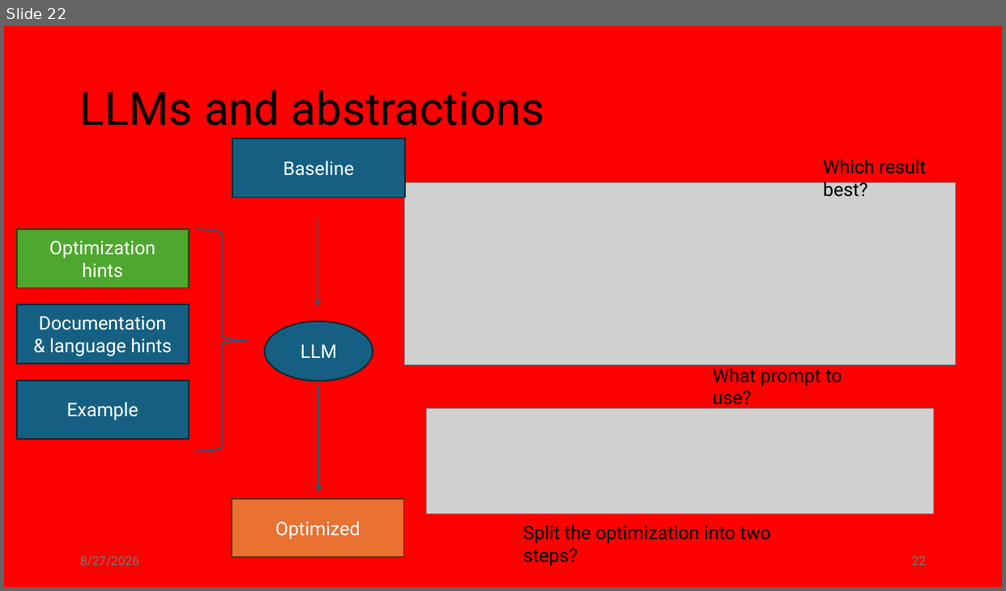
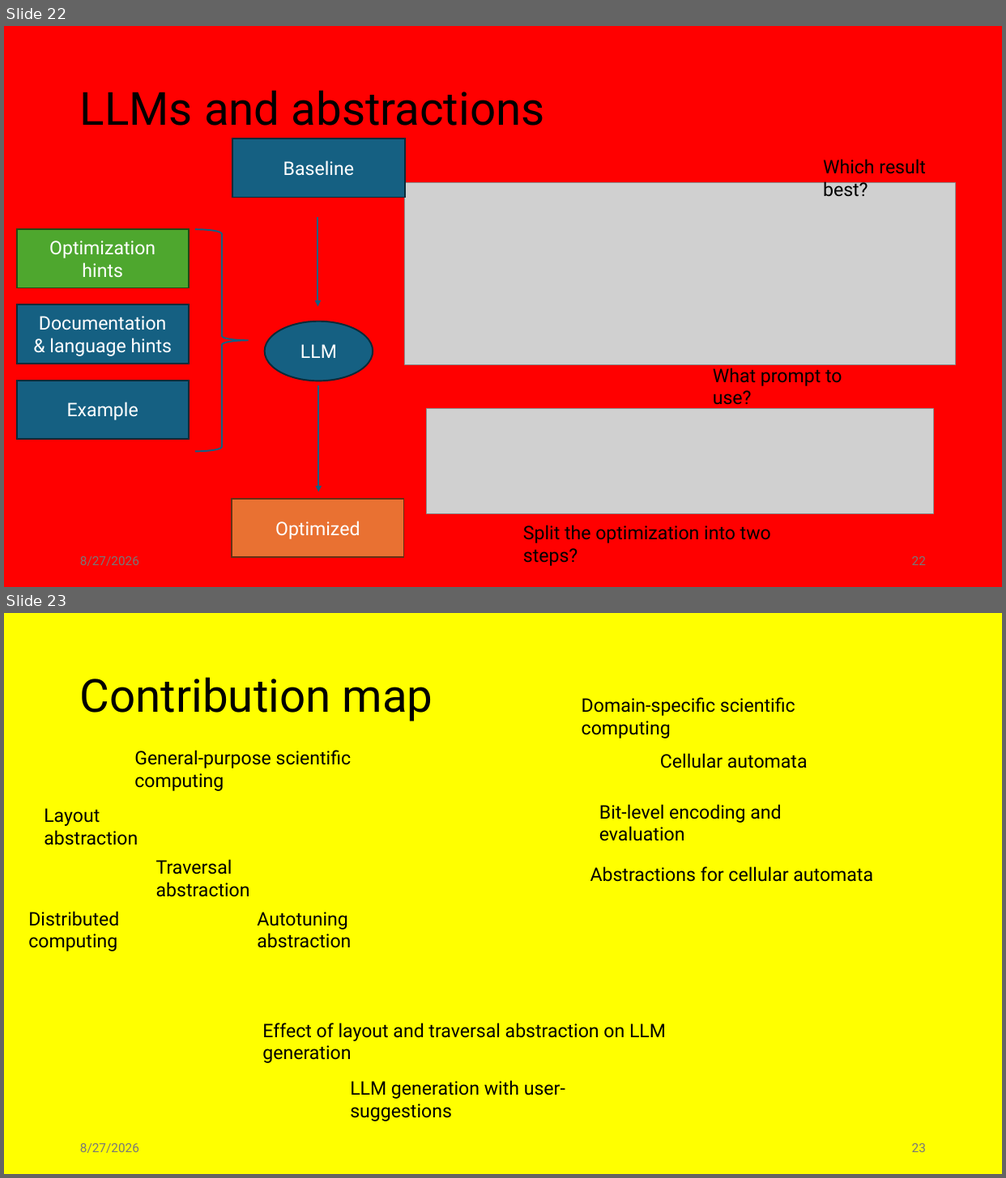
Before and after one commit to jiriklepl/phd-thesis, a slide deck: slides/Optimizing Memory Layouts and Traversal Orders in High-Performance Computing.pptx. Shown one above the other, each under a label of ours: slide 22 before the commit, slides 22 and 23 after it. The pictures are 1006x591 and 1006x1178 pixels, drawn with LibreOffice and Linux fonts; fonts in the diff are those of the drawing; grey boxes stand for pictures. Boxes give left, top, right and bottom in pixels: in the first picture for what was removed or moved away, otherwise in the second. Text is boxed around its words. In the diff, an @@ line names an element or a change of style, - is before the commit and + after.

```diff
--- a/slides/Optimizing Memory Layouts and Traversal Orders in High-Performance Computing.pptx
+++ b/slides/Optimizing Memory Layouts and Traversal Orders in High-Performance Computing.pptx
@@ slide 23 added at [4, 613, 1002, 1174], background #FFFF00 @@
@@ title added at [80, 677, 433, 722], 44 pt, text #000000 @@
+Contribution map
@@ text added at [582, 697, 795, 739], 18 pt, text #000000 @@
+Domain-specific scientific computing
@@ text added at [134, 750, 351, 791], 18 pt, text #000000 @@
+General-purpose scientific computing
@@ text added at [660, 753, 808, 769], 18 pt, text #000000 @@
+Cellular automata
@@ text added at [599, 804, 781, 841], 18 pt, text #000000 @@
+Bit-level encoding and evaluation
@@ text added at [44, 808, 138, 845], 18 pt, text #000000 @@
+Layout abstraction
@@ text added at [156, 859, 250, 897], 18 pt, text #000000 @@
+Traversal abstraction
@@ text added at [590, 867, 873, 882], 18 pt, text #000000 @@
+Abstractions for cellular automata
@@ text added at [28, 911, 119, 952], 18 pt, text #000000 @@
+Distributed computing
@@ text added at [257, 912, 351, 948], 18 pt, text #000000 @@
+Autotuning abstraction
@@ text added at [262, 1023, 666, 1063], 18 pt, text #000000 @@
+Effect of layout and traversal abstraction on LLM generation
@@ text added at [350, 1080, 565, 1122], 18 pt, text #000000 @@
+LLM generation with user-suggestions
@@ text added at [80, 1144, 139, 1153], 12 pt, text #797979 @@
+8/27/2026
@@ page number added at [912, 1144, 926, 1152], 12 pt, text #797979 @@
+23
```
Also in this commit, not shown: 6 slides changed, 2 other slides added, 1 slide removed.
